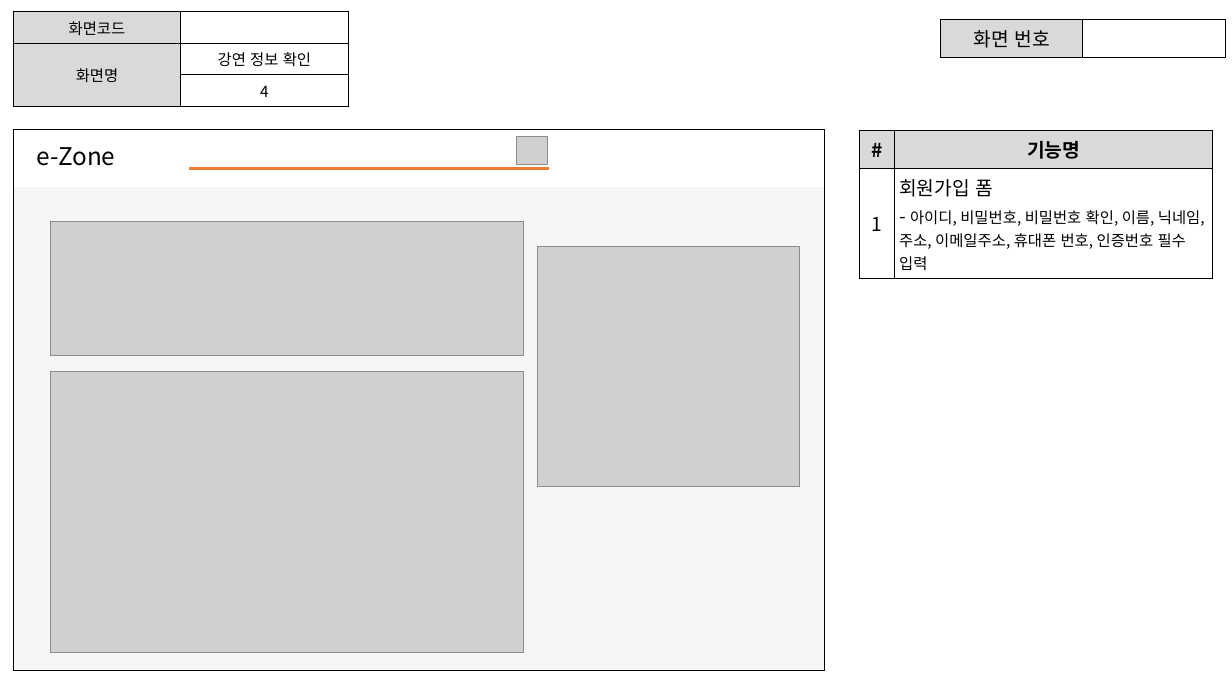
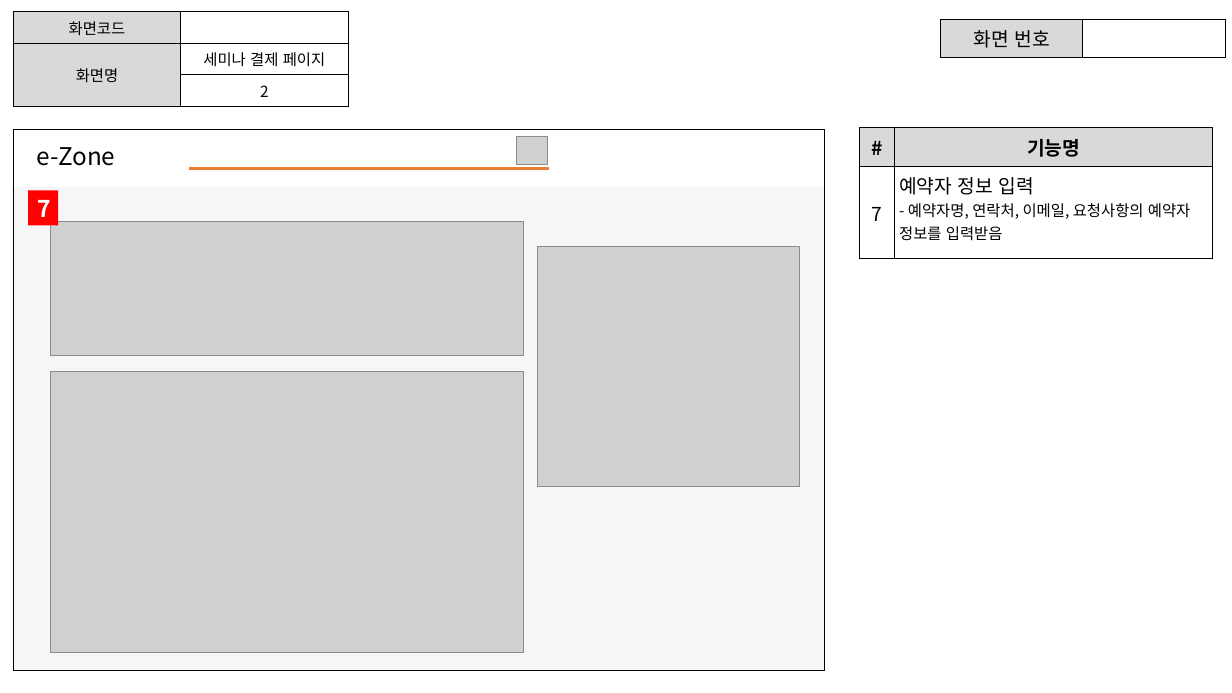
Before and after one commit to ezenteam2/e-Zone, a slide deck: slide 12 of 0 발표용 파워포인트/project05 - 파워포인트 종합 - 서희.pptx (slide 10 before the commit). Drawn at 1232x693 pixels with LibreOffice and Linux fonts; fonts in the diff are those of the drawing; grey boxes stand for pictures. Boxes give left, top, right and bottom in pixels: in the first picture for what was removed or moved away, otherwise in the second. Text is boxed around its words. In the diff, an @@ line names an element or a change of style, - is before the commit and + after.

```diff
--- a/0 발표용 파워포인트/project05 - 파워포인트 종합 - 서희.pptx
+++ b/0 발표용 파워포인트/project05 - 파워포인트 종합 - 서희.pptx
@@ table at <box>13,12,348,101</box> @@
-row 2, column 2: 강연 정보 확인
+row 2, column 2: 세미나 결제 페이지
-row 3, column 2: 4
+row 3, column 2: 2
@@ table at <box>860,128,1213,259</box> @@
-row 2, column 1: 1
+row 2, column 1: 7
-row 2, column 2: 회원가입 폼 / - 아이디, 비밀번호, 비밀번호 확인, 이름, 닉네임, 주소, 이메일주소, 휴대폰 번호, 인증번호 필수 입력
+row 2, column 2: 예약자 정보 입력 / - 예약자명, 연락처, 이메일, 요청사항의 예약자 정보를 입력받음
@@ rectangle added at <box>28,190,57,226</box>, fill #FF0000, 18 pt, text #FFFFFF, bold @@
+7
```
Also in this commit, not shown: 11 other slides changed, 6 slides added, 2 other files.
